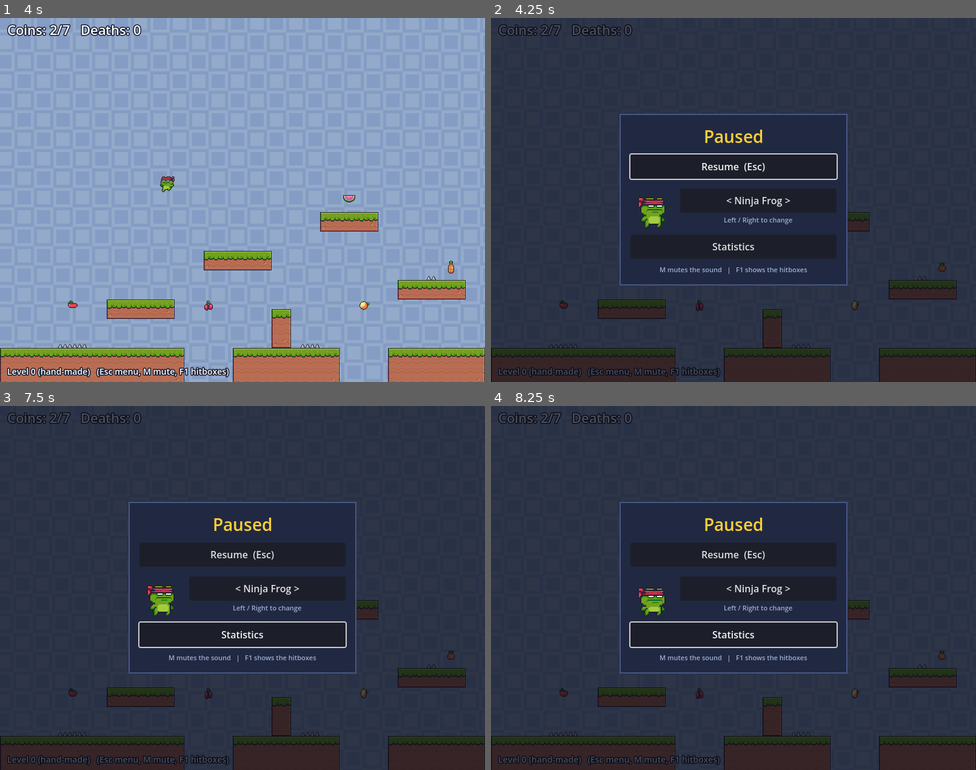
Above: before the commit, frames 1-4 (two rows, left to right).
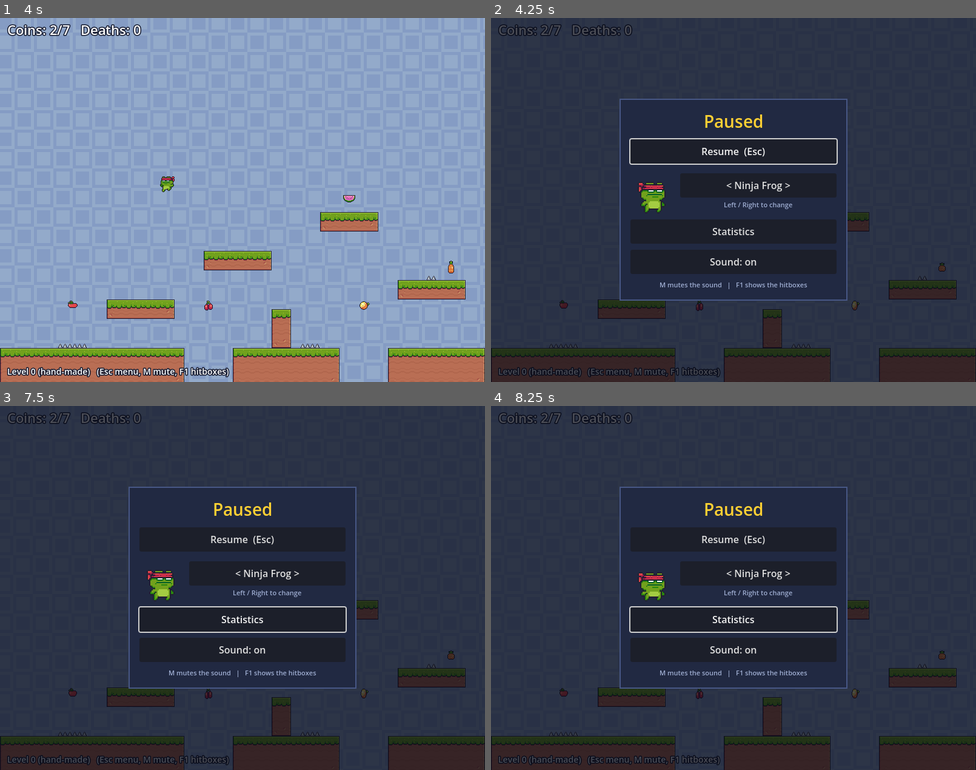
Above: after the commit, the same moments.

Repository: LutherNogueira/coin-collector
Game: Godot game, scene res://main.tscn
The game is run twice, just before and just after one commit, with the same random seed, the same clock (stepped at 60 frames per second) and the same inputs.
Inputs (mouse positions are in pixels of both pictures, inside the frame that each line leads up to):
- Up to frame 1 (4 s): tap Enter at 0.5 s; move the mouse to (349, 181) at 0.52 s; hold Right 0.53-1.25 s; hold Space 0.53-1.25 s; tap M at 0.6, 2.1 s; click (349, 181) at 0.67 s; drag from (145, 218) to (218, 272) at 1.27 s; tap Space at 2 s; move the mouse to (291, 119) at 2.02 s; hold Right 2.03-2.75 s; hold Space 2.03-2.75 s; click (291, 119) at 2.17 s; drag from (218, 272) to (97, 145) at 2.77 s; move the mouse to (388, 254) at 3.52 s; hold Left from 3.53 s (still down); hold Space from 3.53 s (still down); tap Keypad Enter at 3.6 s; click (388, 254) at 3.67 s
- Up to frame 2 (4.25 s): keep holding Left; keep holding Space; tap Escape at 4.15 s
- Up to frame 3 (7.5 s): release Left at 4.25 s; release Space at 4.25 s; click "Statistics" at 4.25 s; click (242, 649) at 5 s, where only the run after the commit has a clickable "Sound: on"; click "Resume (Esc)" at 5.75 s; click "< Ninja Frog >" at 6.5 s; click "Back (Esc)" at 7.25 s
- Up to frame 4 (8.25 s): drag from (588, 533) to (660, 497) at 8.02 s

Frame 1 is identical in both runs. In frame 2, 3.3% of the frame differs, in the area x 26-74%, y 22-78%; in frame 3, 3.3%; in frame 4, 3.2%.

Commit message:
Touch controls: floating analog stick, jump zone, menu and sound buttons
An analog stick appears under the left thumb (speed follows how far it is
pushed), the right half of the screen jumps, a pause button opens the Esc menu
and the menu gets a Sound switch. Fingers are released when the menu opens.

Co-Authored-By: Claude Sonnet 5.5 <noreply@anthropic.com>

Diff:
--- a/main.gd
+++ b/main.gd
@@ -68,6 +68,8 @@
 	get_viewport().size_changed.connect(_center_arena)
 	touch.forced = touch.forced or TouchControls.requested_by_page()
 	touch.pressed.connect(_on_touch_pressed)
+	touch.menu_requested.connect(menu.toggle)   # the touch version of Esc
+	menu.opened.connect(touch.release_all)
 	add_child(touch)
 	logger.log_event("session_start")
 	_start_round()
@@ -110,8 +112,7 @@
 	return clampf(x + touch.move_x(), -1.0, 1.0)
 
 
-## The window can be wider or taller than the 800x600 arena (stretch aspect is "expand"); keep the arena in the middle
-## and leave the rest for the touch buttons.
+## The window can be wider or taller than the 800x600 arena (stretch aspect is "expand"); keep the arena in the middle.
 func _center_arena() -> void:
 	position = ((get_viewport().get_visible_rect().size - Level.ARENA) / 2.0).floor()
 
@@ -269,10 +270,10 @@
 			hud.draw_arc(coin, COIN_RADIUS, 0.0, TAU, 24, Color(1.0, 0.9, 0.3, 0.6))
 
 	_hud_text(Vector2(12, 28), "Coins: %d/%d   Deaths: %d" % [collected.count(true), level.coins.size(), deaths], 22)
-	_hud_text(Vector2(12, Level.ARENA.y - 12), "Level %s   (Esc menu, M mute, F1 hitboxes)" % ("0 (hand-made)" if level.seed_value == 0 else str(level.seed_value)), 14)
+	_hud_text(Vector2(12, Level.ARENA.y - 12), "Level %s%s" % ["0 (hand-made)" if level.seed_value == 0 else str(level.seed_value), "" if touch.is_active() else "   (Esc menu, M mute, F1 hitboxes)"], 14)
 	if notice_left > 0.0:
 		_hud_text(Vector2(0, 56), "This game sends anonymous match statistics to its developer.", 14, HORIZONTAL_ALIGNMENT_CENTER, Level.ARENA.x)
-		_hud_text(Vector2(0, 76), "You can turn that off in the Esc menu.", 14, HORIZONTAL_ALIGNMENT_CENTER, Level.ARENA.x)
+		_hud_text(Vector2(0, 76), "You can turn that off in the menu.", 14, HORIZONTAL_ALIGNMENT_CENTER, Level.ARENA.x)
 	if state == State.ENDED:
 		_hud_text(Vector2(0, 220), "Level complete!", 40, HORIZONTAL_ALIGNMENT_CENTER, Level.ARENA.x)
 		_hud_text(Vector2(0, 270), "Time: %.1f s   Deaths: %d" % [t, deaths], 26, HORIZONTAL_ALIGNMENT_CENTER, Level.ARENA.x)
--- a/pause_menu.gd
+++ b/pause_menu.gd
@@ -5,6 +5,7 @@
 
 signal avatar_selected(avatar: String)
 signal telemetry_changed(enabled: bool)
+signal opened
 
 const PANEL_BG := Color(0.13, 0.16, 0.26)
 const PANEL_BORDER := Color(0.28, 0.34, 0.52)
@@ -19,6 +20,7 @@
 var _character_button: Button
 var _stats_button: Button
 var _privacy_button: Button
+var _sound_button: Button
 var _preview: AnimatedSprite2D
 
 
@@ -79,6 +81,10 @@
 	_stats_button = _button("Statistics")
 	_stats_button.pressed.connect(open_statistics)
 	column.add_child(_stats_button)
+	_sound_button = _button("")
+	_sound_button.pressed.connect(toggle_sound)
+	column.add_child(_sound_button)
+	_show_sound()
 	if EventSender.is_available():   # nothing is sent outside the web build, so there is nothing to switch
 		_privacy_button = _button("")
 		_privacy_button.pressed.connect(toggle_telemetry)
@@ -113,6 +119,8 @@
 
 func open() -> void:
 	visible = true
+	_show_sound()   # the M key may have changed it since the last time
+	opened.emit()
 	get_tree().paused = true
 	_resume_button.grab_focus()
 
@@ -137,6 +145,17 @@
 
 func open_statistics() -> void:
 	stats.open(avatar)
+
+
+## Mutes or unmutes everything (the same as the M key, for players without a keyboard).
+func toggle_sound() -> void:
+	Sfx.set_muted(not Sfx.is_muted())
+	_show_sound()
+
+
+func _show_sound() -> void:
+	if _sound_button != null:
+		_sound_button.text = "Sound: %s" % ("off" if Sfx.is_muted() else "on")
 
 
 ## Switches the anonymous statistics on or off and remembers it.
--- a/sfx.gd
+++ b/sfx.gd
@@ -22,6 +22,14 @@
 	(_players[sound_name] as AudioStreamPlayer).play()
 
 
+## Muting is on the Master bus, so it silences the music too. It is static because the menu needs it as well as the M key.
+static func is_muted() -> bool:
+	return AudioServer.is_bus_mute(AudioServer.get_bus_index("Master"))
+
+
+static func set_muted(muted: bool) -> void:
+	AudioServer.set_bus_mute(AudioServer.get_bus_index("Master"), muted)
+
+
 func toggle_mute() -> void:
-	var bus := AudioServer.get_bus_index("Master")
-	AudioServer.set_bus_mute(bus, not AudioServer.is_bus_mute(bus))
+	Sfx.set_muted(not Sfx.is_muted())
--- a/tests/check_touch.gd
+++ b/tests/check_touch.gd
@@ -1,11 +1,12 @@
 extends SceneTree
-## Checks the on-screen touch buttons: each finger is tracked on its own, sliding between buttons changes the
-## direction, a jump button press gives one jump, and a tap after a win starts the next level.
+## Checks the touch controls: the floating analog stick, the jump zone, the menu button, that fingers do not get in
+## each other's way, and that the game reads all of it (including the sound switch in the menu).
 ##
 ## Usage: godot --headless --path . --script res://tests/check_touch.gd
 
 var failures := 0
-var tap_count := 0
+var taps := 0
+var menu_taps := 0
 ## Events go straight to this node: the headless window is 64x64, which would rescale parsed positions.
 var target: TouchControls
 
@@ -38,76 +39,125 @@
 	await _frames()
 
 
-func _center(button: String) -> Vector2:
-	return target.button_rect(button).get_center()
+func _screen() -> Vector2:
+	return target.get_viewport().get_visible_rect().size
+
+
+func _left_thumb() -> Vector2:
+	return Vector2(_screen().x * 0.25, _screen().y * 0.7)
+
+
+func _right_thumb() -> Vector2:
+	return Vector2(_screen().x * 0.75, _screen().y * 0.7)
 
 
 func _init() -> void:
-	# Without a touch screen the buttons stay hidden and do nothing.
+	# Without a touch screen the controls stay hidden and do nothing.
 	var hidden := TouchControls.new()
 	target = hidden
 	root.add_child(hidden)
 	await process_frame
-	_expect(not hidden.is_active() and not hidden.visible, "no touch screen: the buttons are hidden")
-	await _touch(0, _center("left"), true)
-	_expect(hidden.move_x() == 0.0, "hidden buttons ignore touches")
+	_expect(not hidden.is_active() and not hidden.visible, "no touch screen: the controls are hidden")
+	await _touch(0, _left_thumb(), true)
+	await _drag(0, _left_thumb() + Vector2(60, 0))
+	_expect(hidden.move_x() == 0.0 and not hidden.stick_active(), "hidden controls ignore touches")
 	hidden.queue_free()
 
 	var controls := TouchControls.new()
 	controls.forced = true
 	target = controls
-	controls.pressed.connect(func(_p: Vector2) -> void: tap_count += 1)
+	controls.pressed.connect(func(_p: Vector2) -> void: taps += 1)
+	controls.menu_requested.connect(func() -> void: menu_taps += 1)
 	root.add_child(controls)
 	await process_frame
-	_expect(controls.visible, "forced: the buttons are visible")
+	_expect(controls.visible, "forced: the controls are visible")
 
-	await _touch(0, _center("left"), true)
-	_expect(controls.move_x() == -1.0 and controls.is_held("left"), "holding left moves left")
-	await _touch(0, _center("left"), false)
-	_expect(controls.move_x() == 0.0, "lifting the finger stops")
+	# The stick floats: it starts wherever the left thumb lands, and pushes by how far the thumb moves from there.
+	var start := _left_thumb()
+	await _touch(0, start, true)
+	_expect(controls.stick_active() and controls.move_x() == 0.0, "a thumb on the left half starts the stick, standing still")
+	await _drag(0, start + Vector2(4, 0))
+	_expect(controls.move_x() == 0.0, "a tiny movement stays inside the dead zone")
+	await _drag(0, start + Vector2(TouchControls.STICK_RADIUS * 0.5, 0))
+	_expect(absf(controls.move_x() - 0.4118) < 0.01, "half way out is a gentle push (%.3f)" % controls.move_x())
+	await _drag(0, start + Vector2(TouchControls.STICK_RADIUS * 3.0, 0))
+	_expect(controls.move_x() == 1.0, "pulled beyond the edge it is full speed right")
+	await _drag(0, start + Vector2(-TouchControls.STICK_RADIUS * 3.0, 40))
+	_expect(controls.move_x() == -1.0, "pulled left it is full speed left, and up or down makes no difference")
+	await _touch(0, start, false)
+	_expect(controls.move_x() == 0.0 and not controls.stick_active(), "lifting the thumb stops")
 
-	await _touch(0, _center("right"), true)
-	_expect(controls.move_x() == 1.0, "holding right moves right")
-	await _touch(1, _center("jump"), true)
-	_expect(controls.move_x() == 1.0 and controls.jump_down(), "a second finger jumps while the first keeps moving")
-	await _touch(1, _center("jump"), false)
-	_expect(not controls.jump_down() and controls.move_x() == 1.0, "lifting the jump finger leaves the movement alone")
+	# Jump and stick at the same time, each on its own finger.
+	await _touch(0, start, true)
+	await _drag(0, start + Vector2(TouchControls.STICK_RADIUS, 0))
+	await _touch(1, _right_thumb(), true)
+	_expect(controls.jump_down() and controls.move_x() == 1.0, "the right thumb jumps while the left keeps moving")
+	await _touch(1, _right_thumb(), false)
+	_expect(not controls.jump_down() and controls.move_x() == 1.0, "lifting the jump leaves the movement alone")
+	await _touch(2, _left_thumb() + Vector2(0, 30), true)
+	_expect(controls.move_x() == 1.0 and not controls.jump_down(), "a second finger on the left half does not take over the stick")
+	await _touch(2, Vector2.ZERO, false)
+	await _touch(0, start, false)
 
-	await _drag(0, _center("left"))
-	_expect(controls.move_x() == -1.0, "sliding from right to left changes direction")
-	await _drag(0, Vector2(400, 200))
-	_expect(controls.move_x() == 0.0, "sliding off the buttons stops")
-	await _touch(0, Vector2(400, 200), false)
+	# The menu button is not a jump and not a tap for the "next level" gesture.
+	var taps_before := taps
+	await _touch(3, controls.menu_rect().get_center(), true)
+	_expect(menu_taps == 1 and not controls.jump_down() and taps == taps_before, "the menu button asks for the menu, without jumping")
+	await _touch(3, Vector2.ZERO, false)
+	_expect(menu_taps == 1, "and only once per press")
 
-	await _touch(2, _center("left") + Vector2(-10, 8), true)
-	_expect(controls.is_held("left"), "a press just outside a button still counts")
-	await _touch(3, _center("right"), true)
-	_expect(controls.move_x() == 0.0, "left and right together cancel out")
-	await _touch(2, Vector2.ZERO, false)
-	await _touch(3, Vector2.ZERO, false)
-	_expect(tap_count > 0, "every press is announced")
-
-	# The game reads the buttons: movement, one jump per press, and a tap after a win starts a new level.
+	await _touch(4, _right_thumb(), true)
+	_expect(controls.jump_down() and taps == taps_before + 1, "other presses are announced")
+	controls.release_all()
+	_expect(not controls.jump_down(), "release_all lets go of everything")
 	controls.queue_free()
 	await process_frame
+
+	# The game reads the controls.
+	var was_muted := Sfx.is_muted()
 	var game: Node = load("res://main.tscn").instantiate()
 	game.logger.log_path = "user://touch_test_events.jsonl"
 	game.touch.forced = true
 	root.add_child(game)
 	await process_frame
 	target = game.touch
-	await _touch(0, _center("right"), true)
-	_expect(game._read_move_x() == 1.0, "the game moves right while the right button is held")
-	await _touch(0, _center("right"), false)
-	_expect(game._read_move_x() == 0.0, "and stops when it is released")
+	var origin := _left_thumb()
+	await _touch(0, origin, true)
+	await _drag(0, origin + Vector2(TouchControls.STICK_RADIUS, 0))
+	_expect(game._read_move_x() == 1.0, "the game moves right while the stick is pushed right")
+	await _drag(0, origin + Vector2(TouchControls.STICK_RADIUS * 0.5, 0))
+	_expect(game._read_move_x() > 0.0 and game._read_move_x() < 1.0, "and slower on a gentle push")
+	await _touch(0, origin, false)
+	_expect(game._read_move_x() == 0.0, "and stops when the thumb lifts")
+
+	# The menu button opens the menu, which pauses the game and lets go of the held stick.
+	await _touch(0, origin, true)
+	await _drag(0, origin + Vector2(TouchControls.STICK_RADIUS, 0))
+	await _touch(1, target.menu_rect().get_center(), true)
+	await _frames(3)
+	_expect(game.menu.is_open() and paused, "the menu button opens the menu and pauses the game")
+	_expect(not game.touch.stick_active(), "opening the menu lets go of the stick")
+	await _touch(1, Vector2.ZERO, false)
+
+	# The sound switch lives in the menu.
+	game.menu.toggle_sound()
+	_expect(Sfx.is_muted() != was_muted, "the menu's sound button mutes (or unmutes)")
+	game.menu.toggle_sound()
+	_expect(Sfx.is_muted() == was_muted, "and switches back")
+	game.menu.close()
+	_expect(not paused, "closing the menu resumes the game")
+
+	# A tap anywhere after a win starts the next level.
 	var rounds_before: int = game.rounds_started
 	game.state = game.State.ENDED
-	await _touch(0, Vector2(400, 300), true)
-	await _touch(0, Vector2(400, 300), false)
+	await _touch(5, _right_thumb(), true)
+	await _touch(5, _right_thumb(), false)
 	_expect(game.rounds_started == rounds_before + 1 and game.state == game.State.PLAYING, "a tap after a win starts the next level")
 	game.queue_free()
 	await process_frame
 
+	paused = false
+	Sfx.set_muted(was_muted)
 	DirAccess.remove_absolute(ProjectSettings.globalize_path("user://touch_test_events.jsonl"))
 	print("%d check(s) failed" % failures)
 	quit(1 if failures > 0 else 0)
--- a/touch_controls.gd
+++ b/touch_controls.gd
@@ -1,29 +1,38 @@
 class_name TouchControls
 extends CanvasLayer
-## On-screen buttons for phones and tablets: left and right at the bottom left, jump at the bottom right.
-## Each finger is tracked on its own, so a player can hold a direction and tap jump at once, and sliding a finger
-## from one button to the other changes direction. They only show on a touch screen, or when forced
-## (add ?touch to the page address to try them with a mouse).
+## Touch controls drawn over the game: an analog stick that appears under the left thumb, a jump zone on the right
+## half of the screen and a menu button in the top right corner (the same as pressing Esc).
+## Every finger is tracked on its own, so the stick and the jump work at the same time. They only show on a touch
+## screen, or when forced (add ?touch to the page address to try them with a mouse).
 
-## A finger went down at this point (used to start the next level after a win).
+## A finger went down at this point (not on the menu button); used to start the next level after a win.
 signal pressed(position: Vector2)
+## The menu button was tapped.
+signal menu_requested
 
-const BUTTON_SIZE := Vector2(100, 100)
+const STICK_RADIUS := 70.0      # how far the knob can travel from where the thumb first touched
+const DEAD_ZONE := 0.15         # share of the radius that still counts as standing still
 const MARGIN := 16.0
-const GAP := 12.0
-## Fingers are not precise: a press just outside a button still counts.
-const SLACK := 18.0
+const JUMP_RADIUS := 52.0
+const MENU_SIZE := Vector2(52, 52)
+## Fingers are not precise: a press just outside the menu button still counts.
+const SLACK := 10.0
 const MOUSE_FINGER := -1
-const NAMES := ["left", "right", "jump"]
+const NO_FINGER := -99
 
-## Show the buttons even without a touch screen (tests, or ?touch in the page address).
+enum Role { NONE, STICK, JUMP, MENU }
+
+## Show the controls even without a touch screen (tests, or ?touch in the page address).
 var forced := false
 
-var _fingers := {}   # finger index -> name of the button under it ("" when none)
+var _roles := {}   # finger index -> Role
+var _stick_finger := NO_FINGER
+var _stick_origin := Vector2.ZERO
+var _stick_now := Vector2.ZERO
 var _canvas := Node2D.new()
 
 
-## True when the page address asks for the buttons (web build only).
+## True when the page address asks for the controls (web build only).
 static func requested_by_page() -> bool:
 	return OS.has_feature("web") and bool(JavaScriptBridge.eval("new URLSearchParams(window.location.search).has('touch')"))
 
@@ -33,8 +42,8 @@
 
 
 func _ready() -> void:
-	get_viewport().size_changed.connect(_canvas.queue_redraw)   # the buttons follow the screen's corners
-	_canvas.draw.connect(_draw_buttons)
+	get_viewport().size_changed.connect(_canvas.queue_redraw)
+	_canvas.draw.connect(_draw_controls)
 	add_child(_canvas)
 	visible = is_active()
 
@@ -43,17 +52,29 @@
 	return forced or DisplayServer.is_touchscreen_available()
 
 
-## -1 while only left is held, +1 while only right is held, otherwise 0.
+## Horizontal push of the stick from -1 (full left) to 1 (full right), 0 inside the dead zone.
 func move_x() -> float:
-	return float(int(is_held("right")) - int(is_held("left")))
+	if _stick_finger == NO_FINGER:
+		return 0.0
+	var pull := clampf((_stick_now.x - _stick_origin.x) / STICK_RADIUS, -1.0, 1.0)
+	if absf(pull) < DEAD_ZONE:
+		return 0.0
+	return signf(pull) * (absf(pull) - DEAD_ZONE) / (1.0 - DEAD_ZONE)
 
 
 func jump_down() -> bool:
-	return is_held("jump")
+	return _roles.values().has(Role.JUMP)
 
 
-func is_held(button: String) -> bool:
-	return _fingers.values().has(button)
+func stick_active() -> bool:
+	return _stick_finger != NO_FINGER
+
+
+## Lets go of every finger (the game does this when the menu opens, so nothing stays held while it is paused).
+func release_all() -> void:
+	_roles.clear()
+	_stick_finger = NO_FINGER
+	_canvas.queue_redraw()
 
 
 func _input(event: InputEvent) -> void:
@@ -62,60 +83,97 @@
 	if event is InputEventScreenTouch:
 		_touch(event.index, event.position, event.pressed)
 	elif event is InputEventScreenDrag:
-		_fingers[event.index] = button_at(event.position)
-		_canvas.queue_redraw()
+		_drag(event.index, event.position)
 	elif forced and event is InputEventMouseButton and event.button_index == MOUSE_BUTTON_LEFT:
 		_touch(MOUSE_FINGER, event.position, event.pressed)
 	elif forced and event is InputEventMouseMotion and event.button_mask & MOUSE_BUTTON_MASK_LEFT:
-		_fingers[MOUSE_FINGER] = button_at(event.position)
-		_canvas.queue_redraw()
+		_drag(MOUSE_FINGER, event.position)
 
 
 func _notification(what: int) -> void:
 	if what == NOTIFICATION_APPLICATION_FOCUS_OUT or what == NOTIFICATION_WM_WINDOW_FOCUS_OUT:
-		_fingers.clear()   # a finger lifted while the window was away would otherwise leave a button stuck
-		_canvas.queue_redraw()
+		release_all()   # a finger lifted while the window was away would otherwise leave the stick stuck
 
 
 func _touch(index: int, position: Vector2, down: bool) -> void:
 	if down:
-		_fingers[index] = button_at(position)
-		pressed.emit(position)
+		var role := role_at(position)
+		if role == Role.STICK and _stick_finger != NO_FINGER:
+			role = Role.NONE   # the stick already has a thumb on it
+		_roles[index] = role
+		match role:
+			Role.STICK:
+				_stick_finger = index
+				_stick_origin = position
+				_stick_now = position
+			Role.MENU:
+				menu_requested.emit()
+		if role != Role.MENU:
+			pressed.emit(position)
 	else:
-		_fingers.erase(index)
+		if index == _stick_finger:
+			_stick_finger = NO_FINGER
+		_roles.erase(index)
 	_canvas.queue_redraw()
 
 
-## Where a button is, in viewport coordinates. They sit in the bottom corners of the whole screen (the game is
-## centred, so on a phone that is the free space beside it, or below it when held upright).
-func button_rect(button: String) -> Rect2:
-	var screen := get_viewport().get_visible_rect().size
-	var y := screen.y - MARGIN - BUTTON_SIZE.y
-	match button:
-		"left": return Rect2(Vector2(MARGIN, y), BUTTON_SIZE)
-		"right": return Rect2(Vector2(MARGIN + BUTTON_SIZE.x + GAP, y), BUTTON_SIZE)
-		_: return Rect2(Vector2(screen.x - MARGIN - BUTTON_SIZE.x, y), BUTTON_SIZE)
+func _drag(index: int, position: Vector2) -> void:
+	if index == _stick_finger:
+		_stick_now = position
+		_canvas.queue_redraw()
 
 
-## The button under a point, or "" when there is none.
-func button_at(point: Vector2) -> String:
-	for name: String in NAMES:
-		if button_rect(name).grow(SLACK).has_point(point):
-			return name
-	return ""
+## What a finger that goes down at `point` is for: the menu button, the stick (left half) or the jump (right half).
+func role_at(point: Vector2) -> int:
+	if menu_rect().grow(SLACK).has_point(point):
+		return Role.MENU
+	return Role.STICK if point.x < _screen().x / 2.0 else Role.JUMP
 
 
-func _draw_buttons() -> void:
-	for name: String in NAMES:
-		var rect := button_rect(name)
-		var held := is_held(name)
-		_canvas.draw_rect(rect, Color(0.05, 0.08, 0.16, 0.55 if held else 0.3))
-		_canvas.draw_rect(rect, Color(1, 1, 1, 0.75 if held else 0.45), false, 3.0)
-		var c := rect.get_center()
-		var s := 24.0
-		var arrow := PackedVector2Array()
-		match name:
-			"left": arrow = [c + Vector2(-s, 0), c + Vector2(s * 0.6, -s), c + Vector2(s * 0.6, s)]
-			"right": arrow = [c + Vector2(s, 0), c + Vector2(-s * 0.6, -s), c + Vector2(-s * 0.6, s)]
-			"jump": arrow = [c + Vector2(0, -s), c + Vector2(-s, s * 0.6), c + Vector2(s, s * 0.6)]
-		_canvas.draw_colored_polygon(arrow, Color(1, 1, 1, 0.9 if held else 0.6))
+func menu_rect() -> Rect2:
+	return Rect2(Vector2(_screen().x - MARGIN - MENU_SIZE.x, MARGIN), MENU_SIZE)
+
+
+## Where the stick rests, and where the jump hint is drawn, before any finger moves them.
+func rest_position() -> Vector2:
+	var s := _screen()
+	return Vector2(MARGIN + STICK_RADIUS + 14.0, s.y - MARGIN - STICK_RADIUS - 14.0)
+
+
+func jump_position() -> Vector2:
+	var s := _screen()
+	return Vector2(s.x - MARGIN - JUMP_RADIUS - 14.0, s.y - MARGIN - JUMP_RADIUS - 14.0)
+
+
+func _screen() -> Vector2:
+	return get_viewport().get_visible_rect().size
+
+
+func _draw_controls() -> void:
+	# Stick: faint at its resting place, under the thumb while held.
+	var held := stick_active()
+	var base := _stick_origin if held else rest_position()
+	var knob := base
+	if held:
+		knob = base + (_stick_now - base).limit_length(STICK_RADIUS)
+	_canvas.draw_circle(base, STICK_RADIUS, Color(0.05, 0.08, 0.16, 0.38 if held else 0.18))
+	_canvas.draw_arc(base, STICK_RADIUS, 0.0, TAU, 48, Color(1, 1, 1, 0.6 if held else 0.3), 3.0)
+	_canvas.draw_circle(knob, 28.0, Color(1, 1, 1, 0.65 if held else 0.3))
+
+	# Jump: a hint at the bottom right; the whole right half of the screen is the button.
+	var jumping := jump_down()
+	var jc := jump_position()
+	_canvas.draw_circle(jc, JUMP_RADIUS, Color(0.05, 0.08, 0.16, 0.45 if jumping else 0.18))
+	_canvas.draw_arc(jc, JUMP_RADIUS, 0.0, TAU, 48, Color(1, 1, 1, 0.75 if jumping else 0.35), 3.0)
+	var s := 20.0
+	_canvas.draw_colored_polygon(
+		PackedVector2Array([jc + Vector2(0, -s), jc + Vector2(-s, s * 0.7), jc + Vector2(s, s * 0.7)]),
+		Color(1, 1, 1, 0.9 if jumping else 0.4))
+
+	# Menu button: two bars (pause).
+	var m := menu_rect()
+	_canvas.draw_rect(m, Color(0.05, 0.08, 0.16, 0.4))
+	_canvas.draw_rect(m, Color(1, 1, 1, 0.55), false, 3.0)
+	var c := m.get_center()
+	_canvas.draw_rect(Rect2(c + Vector2(-11, -13), Vector2(8, 26)), Color(1, 1, 1, 0.8))
+	_canvas.draw_rect(Rect2(c + Vector2(3, -13), Vector2(8, 26)), Color(1, 1, 1, 0.8))
